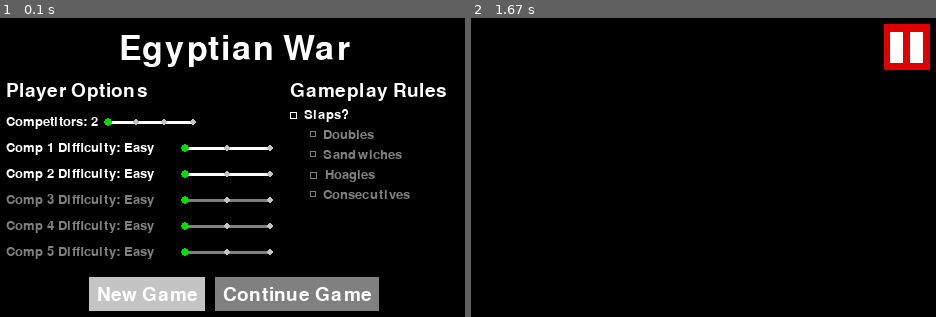
Above: before the commit, frames 1-2 (left to right).
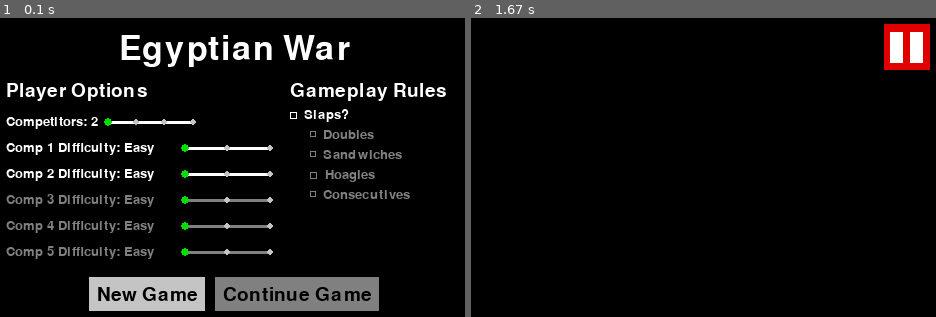
Above: after the commit, the same moments.

Repository: vposby/python
Game: pygame game, started from games/ers.py
Same seed, same stepped clock (60 frames per second), same inputs: the game is played once before the commit and once after it.
Inputs (mouse positions are in pixels of both pictures, inside the frame that each line leads up to):
- Up to frame 1 (0.1 s): no input
- Up to frame 2 (1.67 s): click (619, 293) at 0.38 s

The runs differ from the first frame. In frame 1, 1.2% of the frame differs, in the area x 21-80%, y 89-95%; in frame 2, nothing differs.

Commit message:
added DialogBox class; fix loop in playPause call

Diff:
--- a/games/ers.py
+++ b/games/ers.py
@@ -1,11 +1,10 @@
 """
 Egyptian War!
 v 2.0 - straight card play, single player, pygame gui
-!!!make playPause button switch back to Lobby screen
-!!!fix KeyErrors on TextButtons
+!!!add save file creation/modification/load capability
 """
 
-import sys,random,pprint,pygame
+import sys,random,pprint,pygame,pdb
 from datetime import datetime
 
 #INITIALIZE PYGAME
@@ -45,14 +44,15 @@
 #BEGIN GUI CLASSES
 class Slider:
 	global screen, width, height, mousePos
-	def __init__(self,vals=[1,(1,2),{1:1,2:2}],pos=(0,0),id='Default'):
+	def __init__(self,id,vals=[1,(1,2),{1:1,2:2}],pos=(0,0),caption='Default'):
+		self.id=id
 		self.vals=vals #output as int, val range as (min=int,max=int), output list as dict
 		#NOTE!!! output list dictionary must have integers as keys
 		(min,max)=self.vals[1]
-		self.id=id+': '+str(self.vals[2].get(self.vals[0])) #caption
+		self.caption=caption+': '+str(self.vals[2].get(self.vals[0])) #caption
 		self.active=True #as boolean; allow/disallow user interactivity
 		color=white if self.active else dgrey
-		caption=smallFont.render(self.id,1,color)
+		#caption=smallFont.render(self.caption,1,color)
 		key=maxLen=0
 		for item in vals[2]: #find longest possible output
 			if len(str(vals[2][item]))>maxLen:
@@ -60,7 +60,7 @@
 			else:
 				key,maxLen=key,maxLen
 		(x,y)=(int(pos[0]),int(pos[1]))
-		maxLen=smallFont.render(id+': '+str(vals[2][key]),1,color)
+		maxLen=smallFont.render(caption+': '+str(vals[2][key]),1,color)
 		leftEnd=int(x+maxLen.get_width()+(width/50)) #length of the longest item
 		rightEnd=int(leftEnd+(width/6))
 		sldrHt=int(y+(maxLen.get_height()/2))
@@ -74,7 +74,7 @@
 
 	def draw(self):
 		color=white if self.active else dgrey
-		caption=smallFont.render(self.id,1,color)
+		caption=smallFont.render(self.caption,1,color)
 		(x,y)=self.pos[0]
 		(w,h)=(self.pos[2]-self.pos[0][0]+int(width/50),caption.get_height())
 		pygame.draw.rect(screen,black,(x,y,w,h)) #set blank background rect
@@ -99,15 +99,15 @@
 					self.vals[0]=x+min #any value between min and max
 		val=self.vals[0]
 		(self.points[val-min][0],self.points[val-min][2])=(green,4) #value circle: green
-		self.id=self.id.split(':')[0]+': '+str(self.vals[2].get(val)) #update slider caption
+		self.caption=self.caption.split(':')[0]+': '+str(self.vals[2].get(val)) #update slider caption
 		self.draw() #redraw slider to reflect changes
 
 	def hover(self):#implement later
 		#add tooltip dictionary, search by object type, id/caption value
 		(mouseX,mouseY)=mousePos
-		if 'Competitor' in self.id:
+		if 'Competitor' in self.caption:
 			text='Number of opposing players'
-		elif 'Difficulty' in self.id:
+		elif 'Difficulty' in self.caption:
 			text='corresponding computer difficulty' #change
 		else:
 			text='Default ToolTip'
@@ -139,24 +139,26 @@
 
 class TextButton:
 	global screen, width, height
-	def __init__(self,pos,caption='Default'):
+	def __init__(self,id,pos,font,caption='Default'):
+		self.id=id
 		self.caption=caption #as string
+		self.font=font
 		(x,y)=pos #as (x,y)
-		captionText=mediumFont.render(caption,1,white)
+		captionText=font.render(caption,1,black)
 		(w,h)=(captionText.get_width()+15,captionText.get_height()+15)
 		self.pos=[x,y,(w,h)] #list form so x and y can change as needed
 		self.active=True #as boolean; default=True
 
 	def draw(self):
 		(x,y,(w,h))=self.pos
-		captionText=mediumFont.render(self.caption,1,white)
+		captionText=self.font.render(self.caption,1,black)
 		captionPos=captionText.get_rect(center=(x+(w/2),y+(h/2)))
 		color=lgrey if self.active else dgrey
 		pygame.draw.rect(screen,color,(x,y,w,h))
 		screen.blit(captionText,captionPos)
 
 	def click(self):
-		if self.caption=='New Game':
+		if self.id=='tbNg':
 			#set up new game using player inputs
 			#look for save file in relevant directory
 			#if none exists, create one
@@ -166,19 +168,53 @@
 			#add rule to save file
 			#add rule to gameplay dictionary
 			print('start new game')
-		elif self.caption=='Continue Game':
+			screenChange(2)
+		elif self.id=='tbCg':
 			#set up game using save file
 			#open save file
 			#for rule in rules:
 			#if rule[1]:
 			#add rule to gameplay dictionary
 			print('continue saved game')
-		#confirm button selection choice
-		screenChange(2) #change to game screen
+			screenChange(2)
+		elif 'DB' in self.id:
+			if self.caption=='Yes':
+				screenChange(1)
+			elif self.caption=='No':
+				screenChange(2)
+
+class Checkbox:
+	global screen, width, height
+	def __init__(self,id,pos,caption):
+		self.id=id
+		self.caption=caption #as string
+		h=smallFont.render(caption,1,white).get_height()
+		w=smallFont.render(caption,1,white).get_width()+h
+		self.pos=(pos[0],pos[1],w,h) #pos as (x,y)
+		self.val=False #as boolean; default False
+		self.active=False #as boolean; default False
+
+	def draw(self):
+		(x,y,w,h)=self.pos
+		color=white if self.active else dgrey
+		cbText=smallFont.render(self.caption,1,color)
+		pygame.draw.rect(screen,black,self.pos) #set blank background rect
+		pygame.draw.rect(screen,color,(x,y+(h/4),(h/2),(h/2)),1) #checkbox
+		if self.val: #if true, check box
+			pointList=[(x,y+(h/4)),(x+(h/4),y+(h/2)),(x+(h/2),y)]
+			pygame.draw.lines(screen,color,False,pointList,2) #checkmark!!!
+		x+=h
+		screen.blit(cbText,(x,y)) #caption
+		pygame.display.update(self.pos)
+
+	def click(self):
+		self.val=not self.val #toggle value
+		self.draw()
 
 class PlayPause: #draw menu screen icon
-	global screen, width, height
-	def __init__(self,pos,size):
+	global screen,width,height,mousePos
+	def __init__(self,id,pos,size):
+		self.id=id
 		self.pos=pos #as (x,y)
 		self.size=size #as int (because square)
 		self.paused=False #as boolean; default "Pause"; pause icon shows
@@ -205,47 +241,60 @@
 
 	def click(self):
 		if self.paused:
-			print('play game') #placeholder
+			print('3\n2\n1\nrestart game') #placeholder
+			#countdown to game restart (3,2,1)
 		else:
+			pdb.set_trace()
 			print('pause game')
-			#open dialog box
-			#START DIALOG BOX CODE
-			#return to lobby? yes no
-			#if yes, return to lobby
-				#screenChange(1) #lobby
-			#if no, close dialog box
-				#self.mode="Play"
-			#END DIALOG BOX CODE
+			for list in dictScreen:
+				if dictScreen[list][0]:
+					dict=dictScreen[list][1]
+			msg='Exit to lobby?'
+			opts=['Yes','No']
+			dbPause=DialogBox('Pause',msg,opts)
+			dict.update({'Pause':dbPause})
+			dbPause.draw() #open dialog box
+			pygame.display.update()
+			chosen=clicked=False
+			while not chosen:
+				if event.type==pygame.MOUSEBUTTONDOWN and event.button==1:
+					clicked=True
+				if clicked and areaClick(mousePos)!='':
+					dict[areaClick(mousePos)].click()
+					chosen=True
 		self.paused=not self.paused #toggle
 		self.draw()
-		screenChange(1) #change to lobby screen
-
-class Checkbox:
-	global screen, width, height
-	def __init__(self,pos,caption):
-		self.caption=caption #as string
-		h=smallFont.render(caption,1,white).get_height()
-		w=smallFont.render(caption,1,white).get_width()+h
-		self.pos=(pos[0],pos[1],w,h) #pos as (x,y)
-		self.val=False #as boolean; default False
-		self.active=False #as boolean; default False
+
+class DialogBox:
+	global screen,width,height
+	def __init__(self,id,msg,opts=['Yes','No']):
+		self.id=id #as string; use to differentiate between boxes on same screen
+		self.msg=msg #msg as string
+		self.opts=opts #opts as list of button captions; 2 max
 
 	def draw(self):
-		(x,y,w,h)=self.pos
-		color=white if self.active else dgrey
-		cbText=smallFont.render(self.caption,1,color)
-		pygame.draw.rect(screen,black,self.pos) #set blank background rect
-		pygame.draw.rect(screen,color,(x,y+(h/4),(h/2),(h/2)),1) #checkbox
-		if self.val: #if true, check box
-			pointList=[(x,y+(h/4)),(x+(h/4),y+(h/2)),(x+(h/2),y)]
-			pygame.draw.lines(screen,color,False,pointList,2) #checkmark!!!
-		x+=h
-		screen.blit(cbText,(x,y)) #caption
-		pygame.display.update(self.pos)
-
-	def click(self):
-		self.val=not self.val #toggle value
-		self.draw()
+		for list in dictScreen:
+			if dictScreen[list][0]:
+				active=list #find active screen
+		msg=smallFont.render(self.msg,1,black) #display message
+		msgW,msgH=msg.get_width(),msg.get_height()
+		msgX=(width-msg.get_width())/2
+		msgY=(height-msg.get_height())/2
+		optCount=tbDBwidth=0
+		for opt in self.opts:
+			optCount+=1
+			tbDB=TextButton('tbDB'+self.id+str(optCount),(0,0),smallFont,opt)
+			dictScreen[active][1].update({tbDB.id:tbDB})#option buttons
+			tbDBwidth+=tbDB.pos[2][0]
+		tbDBwidth+=(width/50)*len(self.opts)
+		dbRect=(msgX-15,msgY-15,msgW+30,msgY+tbDB.pos[2][1]) #light grey background rect
+		pygame.draw.rect(screen,lgrey,(dbRect))
+		screen.blit(msg,(msgX,msgY))
+		tbDB1=dictScreen[active][1]['tbDB'+self.id+'1']
+		tbDB2=dictScreen[active][1]['tbDB'+self.id+'2']
+		tbDB1.pos[0]=int((width-tbDBwidth)/2) #change tbDB1 x coord
+		tbDB2.pos[0]=int(tbDB1.pos[0]+(tbDBwidth-tbDB2.pos[2][0])) #change tbDb2 x coord
+		tbDB1.pos[1]=tbDB2.pos[1]=int(msgY+(msgH*2.25)) #change y coord
 #END GUI CLASSES
 
 #BEGIN OBJECT RENDER DEFINITIONS
@@ -283,8 +332,8 @@
 countVals=[2,(2,5),dictCount]
 countPos=(width/18,newY)
 countID='Competitors'
-sldrCount=Slider(countVals,countPos,countID) #competitor count slider
-dictScreen[1][1].update({'sldrCount':sldrCount}) #add to Lobby screen index
+sldrCount=Slider('sldrCount',countVals,countPos,countID) #competitor count slider
+dictScreen[1][1].update({sldrCount.id:sldrCount}) #add to Lobby screen index
 countHeight=int((sldrCount.pos[3]-sldrCount.pos[0][1])*2)
 countBottom=int(sldrCount.pos[0][1])
 yMod=countHeight+int(height/25)
@@ -292,14 +341,14 @@
 for x in range(sldrCount.vals[1][1]):
 	diffPos=(width/18,countBottom+(yMod*(x+1)))
 	diffID='Comp '+str(x+1)+' Difficulty'
-	sldrDiff=Slider(diffVals,diffPos,diffID) #computer difficulty slider
-	dictScreen[1][1].update({'sldrDiff'+str(x+1):sldrDiff}) #add to Lobby screen index
+	sldrDiff=Slider('sldrDiff'+str(x+1),diffVals,diffPos,diffID) #computer difficulty slider
+	dictScreen[1][1].update({sldrDiff.id:sldrDiff}) #add to Lobby screen index
 
 #button creation
-tbNg=TextButton((0,0),'New Game') #new game
-dictScreen[1][1].update({'tbNg':tbNg}) #add to Lobby screen index
-tbCg=TextButton((0,0),'Continue Game') #continue game
-dictScreen[1][1].update({'tbCg':tbCg}) #add to Lobby screen index
+tbNg=TextButton('tbNg',(0,0),mediumFont,'New Game') #new game
+dictScreen[1][1].update({tbNg.id:tbNg}) #add to Lobby screen index
+tbCg=TextButton('tbCg',(0,0),mediumFont,'Continue Game') #continue game
+dictScreen[1][1].update({tbCg.id:tbCg}) #add to Lobby screen index
 tbWidth=int(tbNg.pos[2][0]+(width/50)+tbCg.pos[2][0])
 tbNg.pos[0]=int((width-tbWidth)/2) #change ng x coord
 tbCg.pos[0]=int(tbNg.pos[0]+(tbWidth-tbCg.pos[2][0])) #change cg x coord
@@ -316,20 +365,20 @@
 lblRules=Label((newX,newY),white,'Gameplay Rules',mediumFont,False)
 dictScreen[1][1].update({'lblRules':lblRules}) #add to Lobby screen index
 newY=lblRules.pos[1]+(lblRules.font[2]/2)+(height/20)
-cbSlap=Checkbox((newX,newY),'Slaps?') #master checkbox
-dictScreen[1][1].update({'cbSlap':cbSlap}) #add to Lobby screen index
+cbSlap=Checkbox('cbSlap',(newX,newY),'Slaps?') #master checkbox
+dictScreen[1][1].update({cbSlap.id:cbSlap}) #add to Lobby screen index
 newX+=width/25
 yMod=smallFont.render(cbSlap.caption,1,white).get_height()+int(height/50)
 for x in range(len(dictRules)):
 	newY+=yMod
-	cbRule=Checkbox((newX,newY),dictRules[x+1]) #individual rule checkbox
-	dictScreen[1][1].update({'cbRule'+str(x+1):cbRule}) #add to Lobby screen index
+	cbRule=Checkbox('cbRule'+str(x+1),(newX,newY),dictRules[x+1]) #individual rule checkbox
+	dictScreen[1][1].update({cbRule.id:cbRule}) #add to Lobby screen index
 #End Lobby screen items
 
 #Game screen
 dictScreen.update({2:[False,{}]}) #prep index of Game screen items; initially hidden
-pbGame=PlayPause((17*width/20,height/20),width/11) #play/pause button
-dictScreen[2][1].update({'pbGame':pbGame}) #add to Game screen index
+pbGame=PlayPause('pbGame',(17*width/20,height/20),width/11) #play/pause button
+dictScreen[2][1].update({pbGame.id:pbGame}) #add to Game screen index
 #END OBJECT RENDER DEFINITIONS
 
 #BEGIN GAMEPLAY FUNCTIONS
